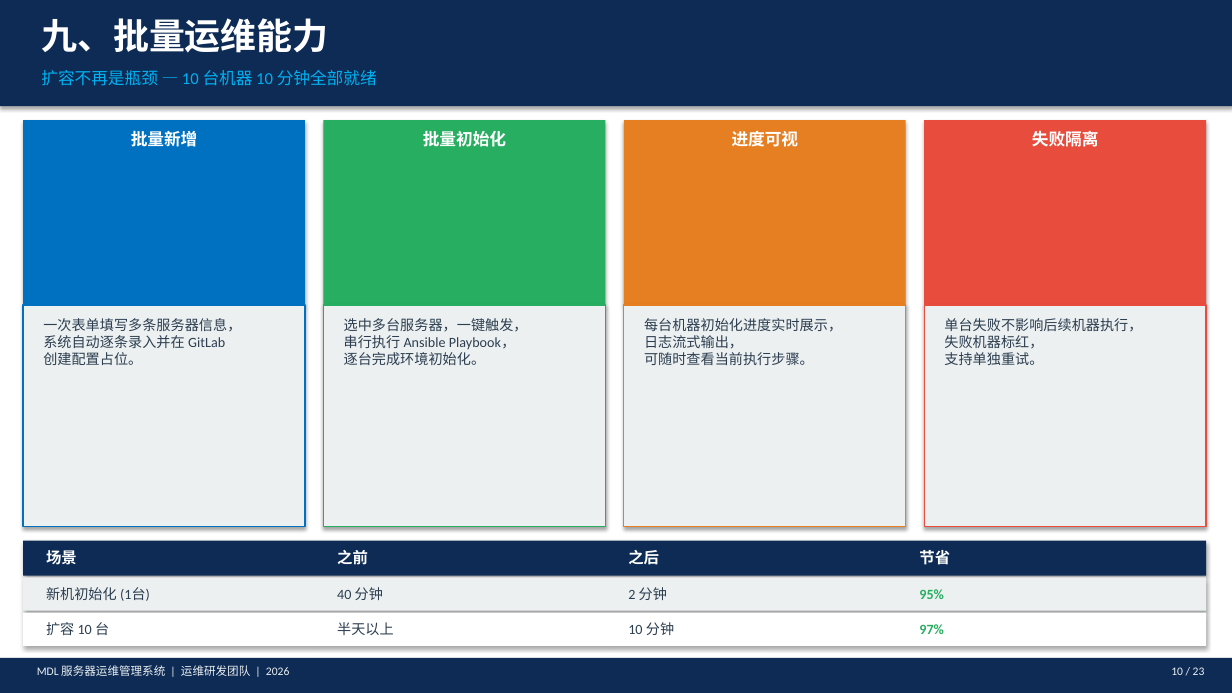
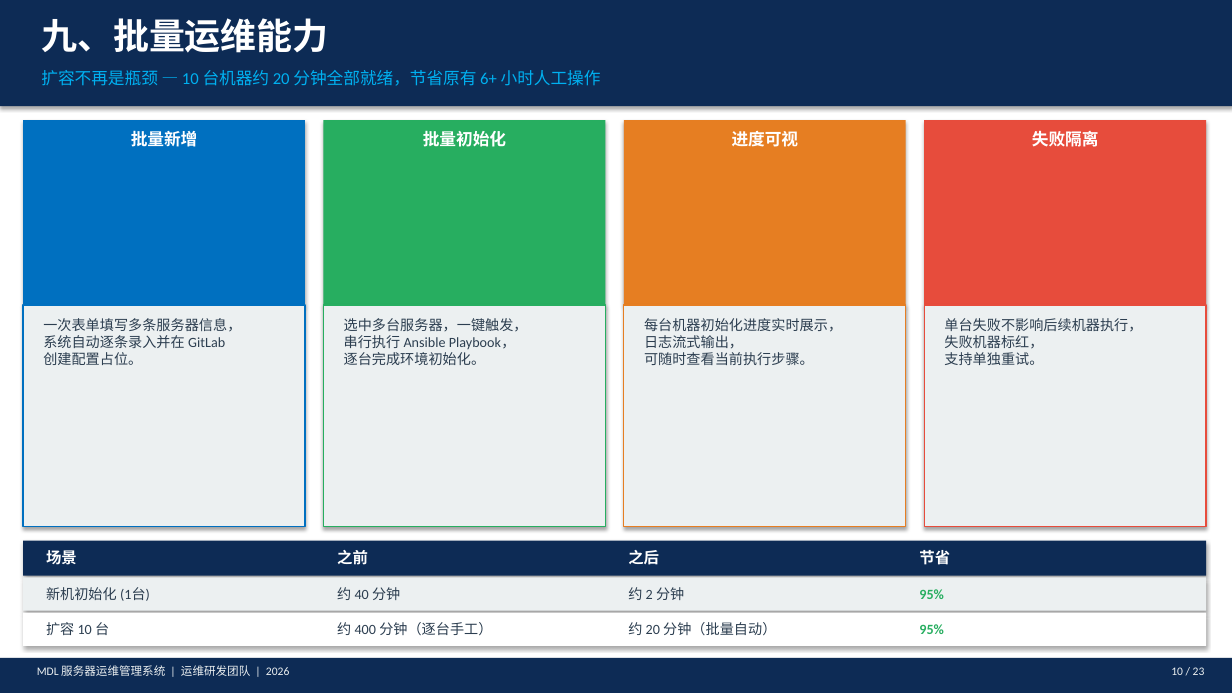
Before and after one commit to rexzhanglis/release-src, a slide deck: slide 10 of MDL_运维管理系统_领导汇报_优化版.pptx. Drawn at 1232x693 pixels with LibreOffice and Linux fonts; fonts in the diff are those of the drawing. Boxes give left, top, right and bottom in pixels: in the first picture for what was removed or moved away, otherwise in the second. Text is boxed around its words. In the diff, an @@ line names an element or a change of style, - is before the commit and + after.

Commit message:
优化批量化初始化服务器“

```diff
--- a/MDL_运维管理系统_领导汇报_优化版.pptx
+++ b/MDL_运维管理系统_领导汇报_优化版.pptx
@@ text at [41,70,601,86]: text changed @@
-扩容不再是瓶颈 — 10 台机器 10 分钟全部就绪
+扩容不再是瓶颈 — 10 台机器约 20 分钟全部就绪，节省原有 6+ 小时人工操作
@@ text at [337,587,400,600]: text changed @@
-40 分钟
+约 40 分钟
@@ text at [628,587,684,600]: text changed @@
-2 分钟
+约 2 分钟
@@ text at [337,622,492,635]: text changed @@
-半天以上
+约 400 分钟（逐台手工）
@@ text at [628,622,776,635]: text changed @@
-10 分钟
+约 20 分钟（批量自动）
@@ text at [919,624,944,634]: text changed @@
-97%
+95%
```
Also in this commit, not shown: 6 other slides changed, 1 slide added, 5 other files.
